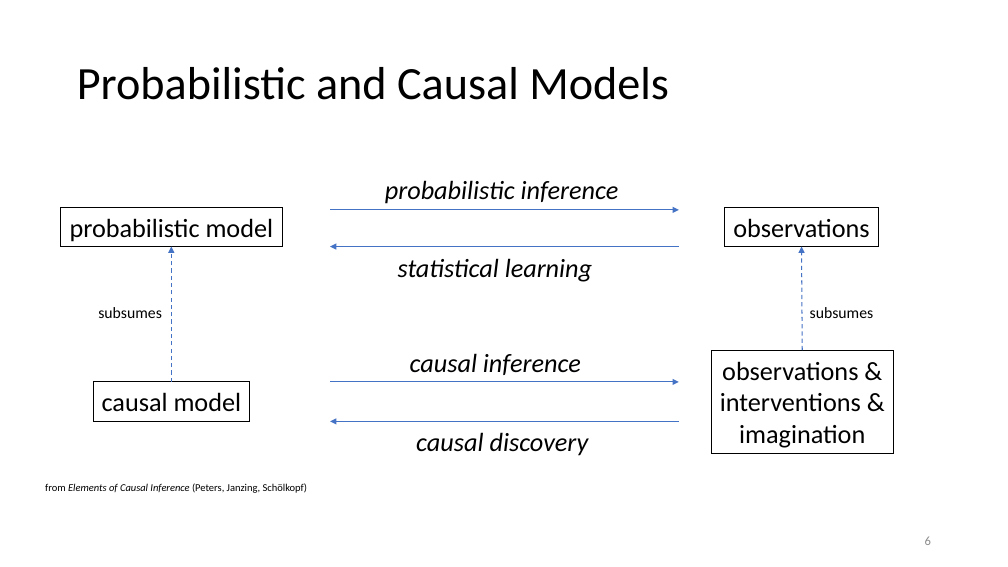
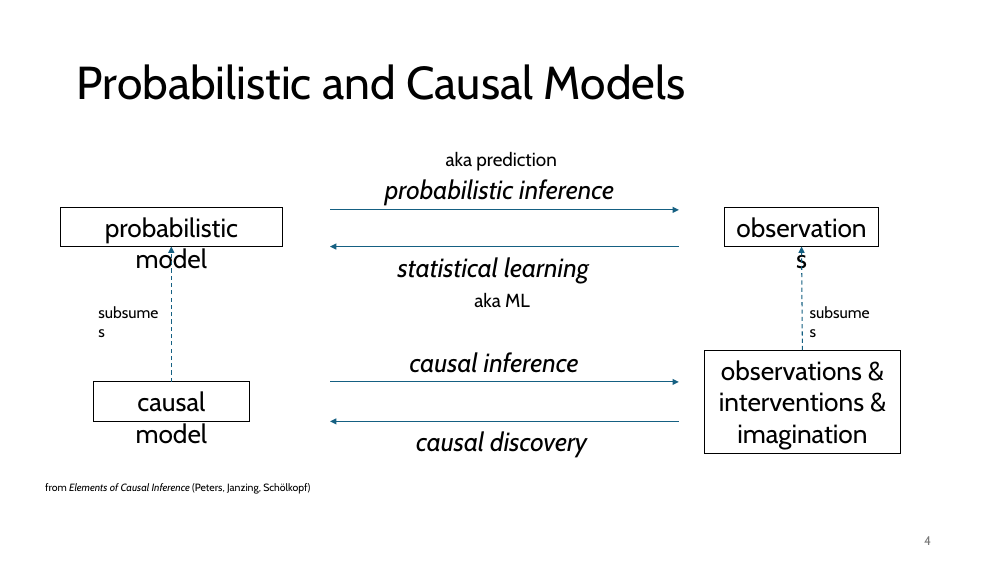
Before and after one commit to FelixWick/data_science, a slide deck: slide 4 of slides/10_causality.pptx (slide 6 before the commit). Drawn at 1008x567 pixels with LibreOffice and Linux fonts; fonts in the diff are those of the drawing. Boxes give left, top, right and bottom in pixels: in the first picture for what was removed or moved away, otherwise in the second. Text is boxed around its words. In the diff, an @@ line names an element or a change of style, - is before the commit and + after.

Commit message:
cleaned up causality

```diff
--- a/slides/10_causality.pptx
+++ b/slides/10_causality.pptx
@@ text added at bbox=[446, 151, 556, 171], 18 pt, text #000000 @@
+aka prediction
@@ arrow (330, 210) - (679, 210): stroke #4472C4 1 pt to #156082 1 pt @@
@@ arrow (172, 382) - (172, 247): stroke #4472C4 1 pt dashed to #156082 1 pt dashed @@
@@ arrow (679, 247) - (330, 247): stroke #4472C4 1 pt to #156082 1 pt @@
@@ arrow (802, 350) - (802, 247): stroke #4472C4 1 pt dashed to #156082 1 pt dashed @@
@@ text added at bbox=[474, 292, 530, 307], 18 pt, text #000000 @@
+aka ML
@@ font Calibri to Cabin in 12 elements at bbox=[77, 64, 686, 100], bbox=[93, 382, 250, 421], bbox=[60, 207, 282, 247], bbox=[725, 207, 879, 247], bbox=[91, 299, 170, 326], bbox=[802, 299, 882, 326], bbox=[45, 483, 310, 494], bbox=[416, 431, 587, 458], bbox=[410, 352, 579, 373], bbox=[398, 257, 589, 283], bbox=[385, 179, 614, 206], bbox=[704, 350, 901, 453] @@
@@ rectangle "observations &": place and size @@
-rectangle "observations &" at bbox=[712, 350, 894, 453]
+rectangle "observations &" at bbox=[704, 350, 901, 453]
@@ arrow (330, 382) - (679, 382): stroke #4472C4 1 pt to #156082 1 pt @@
@@ arrow (679, 421) - (330, 421): stroke #4472C4 1 pt to #156082 1 pt @@
@@ page number at bbox=[924, 536, 931, 545]: text changed; font Calibri to Cabin; text colour #8C8C8C to #797979 @@
-6
+4
```
Also in this commit, not shown: 22 other slides changed, 14 slides removed, 1 other file.
